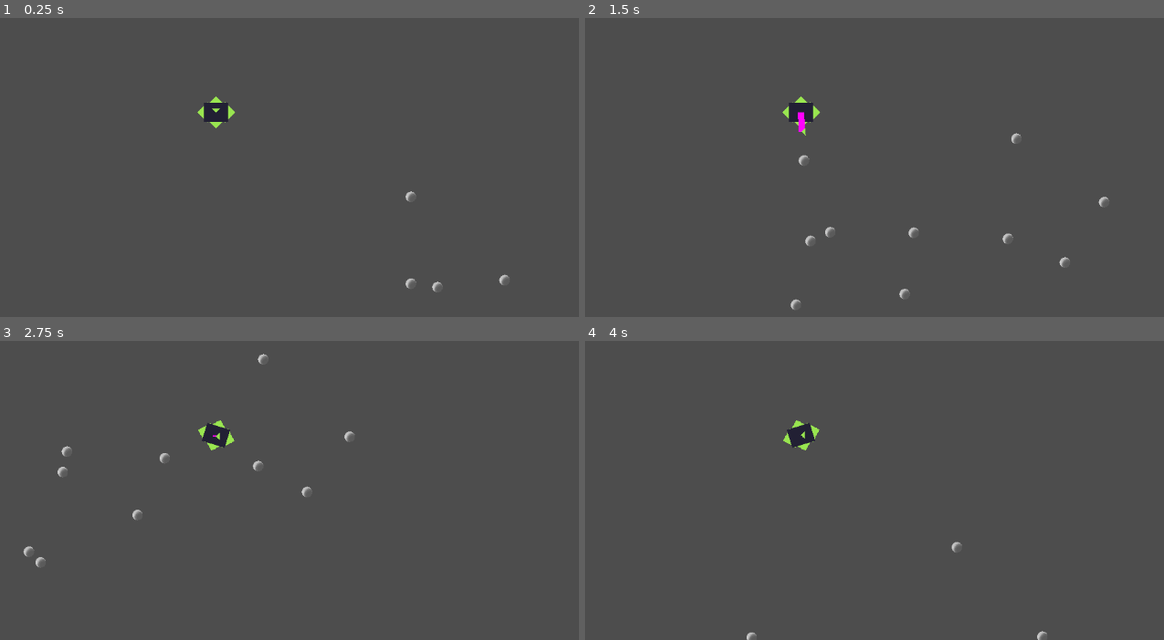
Above: before the commit, frames 1-4 (two rows, left to right).
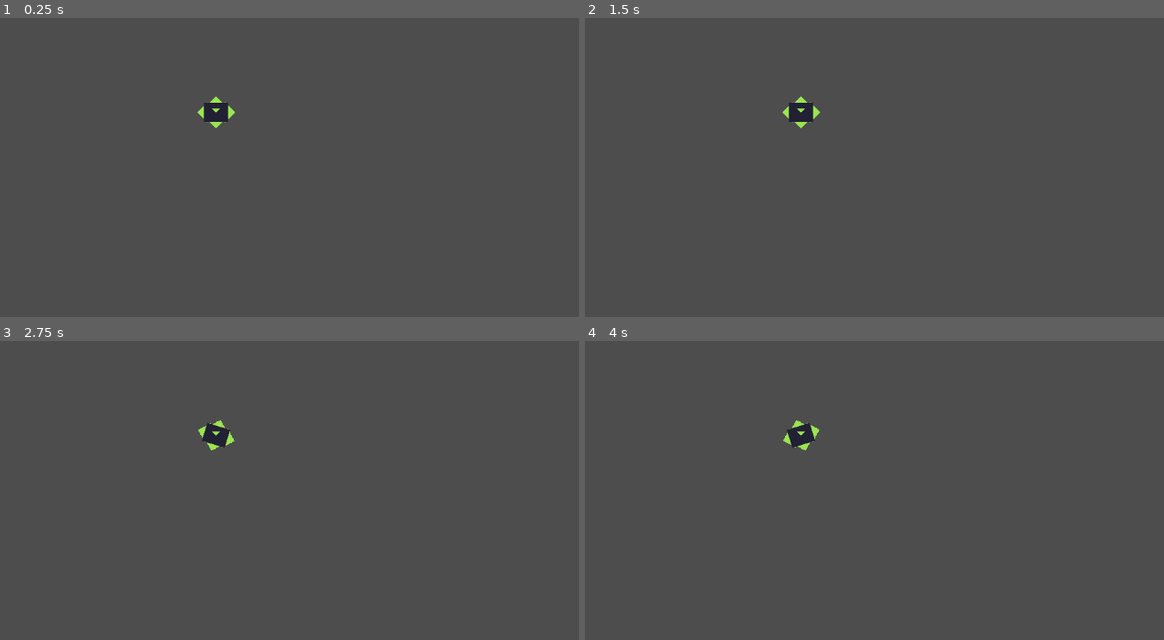
Above: after the commit, the same moments.

Repository: MissionToPsyche-Iridium/iridium_21q_web_game-csu
Game: Godot game, scene res://Scenes/testing/grabbertest.tscn
Same seed, same stepped clock (60 frames per second), same inputs: the game is played once before the commit and once after it. This scene is started directly instead of the project's main scene.
Inputs:
- Up to frame 1 (0.25 s): no input
- Up to frame 2 (1.5 s): hold D (right) 0.53-1.28 s; hold S (down) from 1.28 s (still down)
- Up to frame 3 (2.75 s): release S (down) at 2.03 s; hold D (right) from 2.03 s (still down)
- Up to frame 4 (4 s): release D (right) at 2.78 s; hold W (up) 2.78-3.53 s; hold A (left) from 3.53 s (still down)

The runs differ from the first frame. In frame 1, 0.1% of the frame differs, in the area x 70-89%, y 57-92%; in frame 2, 0.4%, in the area x 35-91%, y 30-98%; in frame 3, 0.3%; in frame 4, 0.1%.

Commit message:
Basic Inv size checking, Starting GUI for main game loop

Diff:
--- a/Objects/grabber.tscn
+++ b/Objects/grabber.tscn
@@ -11,10 +11,15 @@
 
 [sub_resource type="CapsuleShape2D" id="CapsuleShape2D_gq0v0"]
 
+[sub_resource type="CircleShape2D" id="CircleShape2D_hybu5"]
+radius = 5.0
+
 [node name="Grabber" type="Node2D"]
 script = ExtResource("1_7fakb")
 
 [node name="MaxSize" type="Area2D" parent="."]
+collision_layer = 3
+collision_mask = 3
 
 [node name="CollisionShape2D" type="CollisionShape2D" parent="MaxSize"]
 shape = SubResource("CircleShape2D_4xgcd")
@@ -34,10 +39,20 @@
 script = ExtResource("2_1bnjh")
 
 [node name="GrabberHitBox" type="Area2D" parent="Line2D/GrabberEnds"]
+collision_layer = 3
+collision_mask = 3
 
 [node name="CollisionShape2D" type="CollisionShape2D" parent="Line2D/GrabberEnds/GrabberHitBox"]
 shape = SubResource("CapsuleShape2D_gq0v0")
 
+[node name="CollectRadius" type="Area2D" parent="."]
+collision_layer = 2
+collision_mask = 2
+
+[node name="CollisionShape2D" type="CollisionShape2D" parent="CollectRadius"]
+shape = SubResource("CircleShape2D_hybu5")
+
 [connection signal="body_entered" from="MaxSize" to="." method="_on_max_size_body_entered"]
 [connection signal="body_exited" from="MaxSize" to="." method="_on_max_size_body_exited"]
 [connection signal="body_entered" from="Line2D/GrabberEnds/GrabberHitBox" to="." method="_on_grabber_hit_box_body_entered"]
+[connection signal="body_entered" from="CollectRadius" to="." method="_on_collect_radius_body_entered"]
--- a/Objects/mine.tscn
+++ b/Objects/mine.tscn
@@ -48,9 +48,11 @@
 
 [node name="Node2D" type="Node2D"]
 
-[node name="mineable" type="TileMapLayer" parent="."]
+[node name="Mineable" type="TileMapLayer" parent="."]
 tile_set = SubResource("TileSet_1m28n")
 script = ExtResource("1_rjot3")
 
-[node name="cracks" type="TileMapLayer" parent="mineable"]
+[node name="Cracks" type="TileMapLayer" parent="Mineable"]
 tile_set = SubResource("TileSet_0cn0v")
+
+[node name="Back" type="TileMapLayer" parent="Mineable"]
--- a/Objects/pickup.tscn
+++ b/Objects/pickup.tscn
@@ -1283,6 +1283,8 @@
 }]
 
 [node name="RigidBody2D" type="RigidBody2D"]
+collision_layer = 3
+collision_mask = 3
 mass = 0.5
 physics_material_override = SubResource("PhysicsMaterial_jith6")
 gravity_scale = 0.0
@@ -1292,6 +1294,7 @@
 shape = SubResource("CircleShape2D_70n8r")
 
 [node name="AnimatedSprite2D" type="AnimatedSprite2D" parent="."]
+z_index = 3
 scale = Vector2(0.5, 0.5)
 sprite_frames = SubResource("SpriteFrames_mxi6b")
 animation = &"idle_iron"
--- a/Scenes/pre.tscn
+++ b/Scenes/pre.tscn
@@ -1,10 +1,31 @@
-[gd_scene load_steps=3 format=3 uid="uid://ckw2p7i6fa3mc"]
+[gd_scene load_steps=4 format=3 uid="uid://ckw2p7i6fa3mc"]
 
 [ext_resource type="PackedScene" uid="uid://ok71srmvbp25" path="res://Objects/mine.tscn" id="1_kaa4o"]
 [ext_resource type="PackedScene" uid="uid://c5c4d80q5qjwo" path="res://Objects/drone.tscn" id="2_crkk4"]
+[ext_resource type="Script" path="res://scripts/itemcount.gd" id="3_y4y6l"]
 
 [node name="Node2D" type="Node2D"]
 
 [node name="mine" parent="." instance=ExtResource("1_kaa4o")]
 
 [node name="CharacterBody2D" parent="." instance=ExtResource("2_crkk4")]
+
+[node name="GUI" type="CanvasLayer" parent="CharacterBody2D"]
+
+[node name="Control" type="Control" parent="CharacterBody2D/GUI"]
+layout_mode = 3
+anchors_preset = 0
+offset_right = 40.0
+offset_bottom = 40.0
+size_flags_horizontal = 3
+
+[node name="Item Count" type="Label" parent="CharacterBody2D/GUI/Control"]
+layout_mode = 0
+offset_right = 40.0
+offset_bottom = 23.0
+script = ExtResource("3_y4y6l")
+
+[node name="VBoxContainer" type="VBoxContainer" parent="CharacterBody2D/GUI"]
+offset_top = 33.0
+offset_right = 196.0
+offset_bottom = 159.0
--- a/scripts/grabber.gd
+++ b/scripts/grabber.gd
@@ -4,13 +4,14 @@
 @onready var line: Line2D = $Line2D
 @onready var raycast: RayCast2D = $RayCast2D
 @onready var grabberends = $Line2D/GrabberEnds
-@onready var grabberhitbox = $Line2D/GrabberEnds/Area2D
+@onready var grabberhitbox = $Line2D/GrabberEnds/GrabberHitBox
 
 var pickupsinradius = []
 var closestpickup: Pickup = null
 var lowestdistance: float
 var isgrabbing = false #flag if we are grabbing something
 var isretracting = false #flag if we are pulling in an ore.
+var inventoryfull = false #flag if the inventory is full.
 var t: float = 0.0
 var pickuphook: Pickup #holds the pickup we just picked up.
 
@@ -18,8 +19,14 @@
 	#Set the max range of the raycast to the radius of the detectbox.
 	raycast.target_position.x = detectboxshape.shape.radius
 	t = Dronestats.grabber_speed
+	Inventory.connect("on_inventory_drone_full", _on_inventory_drone_full)
+	Inventory.connect("on_inventory_drone_not_full", _on_inventory_drone_not_full)
 
 func _physics_process(delta: float) -> void:
+	#Skip all of this if our inventory is full
+	if inventoryfull:
+		return
+
 	#Update our pickups
 	if pickupsinradius.size() != 0: #If no pickups we cannot have a closest pickup.
 		if pickupsinradius.size() == 1: #if only 1 pickup that IS the closest pickup
@@ -55,13 +62,10 @@
 		line.points[1] = line.points[1].lerp(to_local(closestpickup.global_position), t)
 
 	#if we are retracting, pull the line back.
-	if isretracting == true:
+	if isretracting == true and pickuphook != null:
+		pickuphook.global_position = grabberhitbox.global_position
+		isgrabbing = false
 		line.points[1] = line.points[1].lerp(Vector2(0,0), t)
-	#We can remove our pickup now.
-	if pickuphook != null and isretracting == true and line.points[1] == Vector2(0,0):
-		pickuphook.queue_free()
-		isretracting = false
-		isgrabbing = false
 
 
 func _on_max_size_body_entered(body: Pickup) -> void:
@@ -78,5 +82,20 @@
 func _on_grabber_hit_box_body_entered(body: Pickup) -> void:
 	#Move with the grabber
 	isretracting = true
+	body.set_collision_layer_value(1, false)
+	body.set_collision_mask_value(1, false)
 	pickuphook = body
 	pass # Replace with function body.
+
+
+func _on_collect_radius_body_entered(body: Pickup) -> void:
+	if pickuphook != null and isretracting == true:
+		Inventory.update_inventory_drone(body)
+		pickuphook.queue_free()
+		isretracting = false
+		isgrabbing = false
+	pass # Replace with function body.
+func _on_inventory_drone_full():
+	inventoryfull = true
+func _on_inventory_drone_not_full():
+	inventoryfull = false
--- a/scripts/inventory.gd
+++ b/scripts/inventory.gd
@@ -1,11 +1,14 @@
 extends Node
 
 #Inventory Mgmr, holds both drone AND ships inventorys.
-
-
 @onready var inventorydrone = []
 @onready var inventoryship = []
+@onready var dronemaxsize: int = 5 #Max number of items we can store in the drone.
+@onready var inventorydronefull = false #flag to see if inventory is full.
 
+signal on_inventory_change_drone() #When the drones inventory changes
+signal on_inventory_drone_full() #When the drones inventory is full
+signal on_inventory_drone_not_full() #When the drones inventory is no longer full
 
 # Called when the node enters the scene tree for the first time.
 func _ready() -> void:
@@ -14,10 +17,17 @@
 
 # Called every frame. 'delta' is the elapsed time since the previous frame.
 func _process(delta: float) -> void:
+	if inventorydronefull == true:
+		#Keep checking till inventory is no longer full.
+		if inventorydrone.size() != dronemaxsize:
+			emit_signal("on_inventory_drone_not_full")
 	pass
 
-func update_inventory_drone(cords: Vector2):
-	print(cords)
-	#Takes the cords of the texture from the sheet and uses them to update the inv with the required blocks.
-	#Might also take control of the GUI??? Need to work that out.
+func update_inventory_drone(pickup: Pickup):
+	inventorydrone.append(pickup.id)
+	print(inventorydrone)
+	emit_signal("on_inventory_change_drone")
+	if inventorydrone.size() == dronemaxsize:
+		inventorydronefull = true
+		emit_signal("on_inventory_drone_full")
 	pass
--- /dev/null
+++ b/scripts/itemcount.gd
@@ -0,0 +1,16 @@
+extends Label
+
+#Handles all GUI code, mostly through signals
+
+@onready var stringbuilder: String = "{total}/{max}"
+@onready var stringholder: String = ""
+
+func _ready() -> void:
+	#Item count label
+	Inventory.connect("on_inventory_change_drone", _update_inventory_text)
+	stringholder = stringbuilder.format(({"total":Inventory.inventorydrone.size(), "max":Inventory.dronemaxsize}))
+	set_text(stringholder)
+
+func _update_inventory_text(): #Item count label.
+	stringholder = stringbuilder.format(({"total":Inventory.inventorydrone.size(), "max":Inventory.dronemaxsize}))
+	set_text(stringholder)
--- a/scripts/pickup.gd
+++ b/scripts/pickup.gd
@@ -6,13 +6,14 @@
 
 func _ready() -> void:
 	sprite.scale = Vector2(0,0) #Setup pop-in
-	if id != null:
+	#Set our sprite.
+	if id != 0:
 		if id == 2:
 			sprite.play("idle_iron")
 		elif id == 3:
 			sprite.play("idle_copper")
 	else:
-		push_error("ERROR: Pickup has null ID! Destorying.")
+		push_error("ERROR: Pickup has 0 ID! Destorying.")
 		queue_free()
 	#Random Velocity
 	linear_velocity = Vector2(randf_range(-10, 20),randf_range(-10, 20))
--- a/scripts/timerholder.gd
+++ b/scripts/timerholder.gd
@@ -117,7 +117,7 @@
 	#Just made this so we can pass the ref to this script.
 	if tilemap == null:
 		tilemap = tilemaplayer
-		tilemapcracks = tilemaplayer.get_node("cracks")
+		tilemapcracks = tilemaplayer.get_node("Cracks")
 	#Check to see if that tile is in the inactive tiles.
 	for bundle in inactivetiles:
 		if cords == bundle.cords:
Not shown: 1 places in Objects/grabber.tscn that only renumber resources
